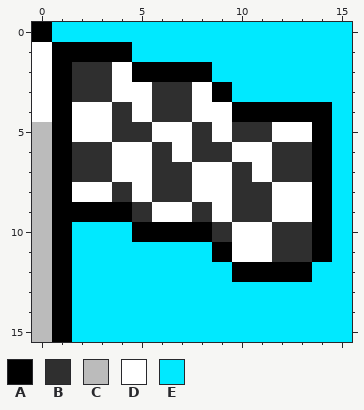
Pixel-art sprite -- assets/icons/first_place.png. This is how it looked before the edit.
The file is 16x16 pixels.
Palette (. is transparent): A #000000  B #2f2f2f  C #bbbbbb  D #ffffff  E #00e9ff
The result:
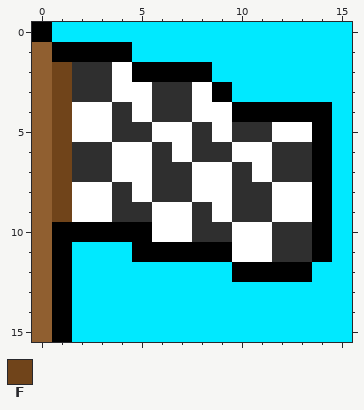
Colours new in this view: F #70441a
The exact change:
Colour C changes from #bbbbbb to #905f30.
The edit turns colour E into colour A in row 10 at x 2 to 4; in row 11 at x 5 to 8.
The edit turns colour A into colour B in row 9 at x 4; in row 10 at x 8.
The edit turns colour D into colour C in rows 1 to 4 at x 0.
The edit turns colour A into colour D in row 9 at x 2 to 3; in row 10 at x 6 to 7.
The edit turns colour A into colour F in rows 2 to 9 at x 1.
Where, in picture pixels (left, top, right, bottom), the same in both pictures:
changed: (32, 42, 212, 342)
